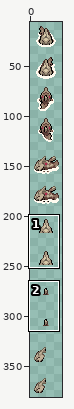
A sprite sheet gets an edit: graphics/relicanth.png. The first picture is a wide view before the edit; the outline marks the close-up.
Close-up. Before:
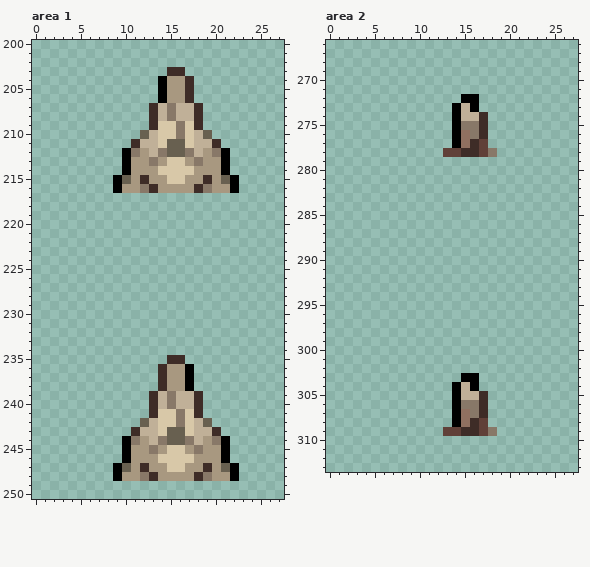
The file is 32x384 pixels. Shown: area 1: x 0..27, y 200..250; area 2: x 0..27, y 266..313. The wide view leaves out empty margins.
After:
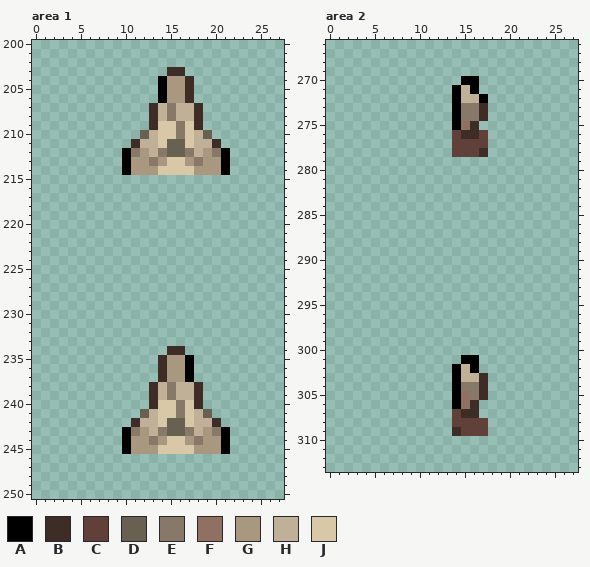
Palette (. is transparent): A #000000  B #3e2c27  C #604038  D #686050  E #887868  F #907060  G #a89880  H #c0b098  J #d8c8a8
Changes in this commit:
--- area 1
@@ x 7..24 @@
 214 ...AGGGJJJJGGGA...
-215 ..ADGBGGJJGGBGDA..
-216 ..AGGEBGGGGBEGGA..
+215 ..................
+216 ..................
 217 ..................
@@ x 7..24 @@
 233 ..................
-234 ..................
-235 ........BB........
+234 ........BB........
+235 .......BGGA.......
 236 .......BGGA.......
 237 .......BGGA.......
-238 .......BGGA.......
+238 ......BHEHHB......
 239 ......BHEHHB......
-240 ......BHEHHB......
-241 ......BJJEJB......
-242 .....DHJJEJHD.....
-243 ....BHHJDDJHHB....
-244 ...AEGHEDDEHGEA...
-245 ...AGGEGJJGEGGA...
-246 ...AGGGJJJJGGGA...
-247 ..ADGBGGJJGGBGDA..
-248 ..AGGEBGGGGBEGGA..
+240 ......BJJEJB......
+241 .....DHJJEJHD.....
+242 ....BHHJDDJHHB....
+243 ...AEGHEDDEHGEA...
+244 ...AGGEGJJGEGGA...
+245 ...AGGGJJJJGGGA...
+246 ..................
+247 ..................
+248 ..................
 249 ..................
--- area 2
@@ x 11..20 @@
 269 ..........
-270 ..........
-271 ..........
-272 ....AA....
-273 ...AHA....
-274 ...AHHB...
-275 ...AEEB...
-276 ...AFEB...
-277 ...AFBC...
-278 ..CCBBCE..
+270 ....AA....
+271 ...AHA....
+272 ...AHHA...
+273 ...AEEB...
+274 ...AEEB...
+275 ...AFB....
+276 ...CBBC...
+277 ...CCCC...
+278 ...CCCB...
 279 ..........
@@ x 11..20 @@
 300 ..........
-301 ..........
-302 ..........
-303 ....AA....
-304 ...AHA....
-305 ...AHHB...
-306 ...AEEB...
-307 ...AFEB...
-308 ...AFBC...
-309 ..CCBBCE..
+301 ....AA....
+302 ...AHA....
+303 ...AHHB...
+304 ...AEEB...
+305 ...AFEB...
+306 ...AFB....
+307 ...CBB....
+308 ...CCCC...
+309 ...BCCC...
 310 ..........
